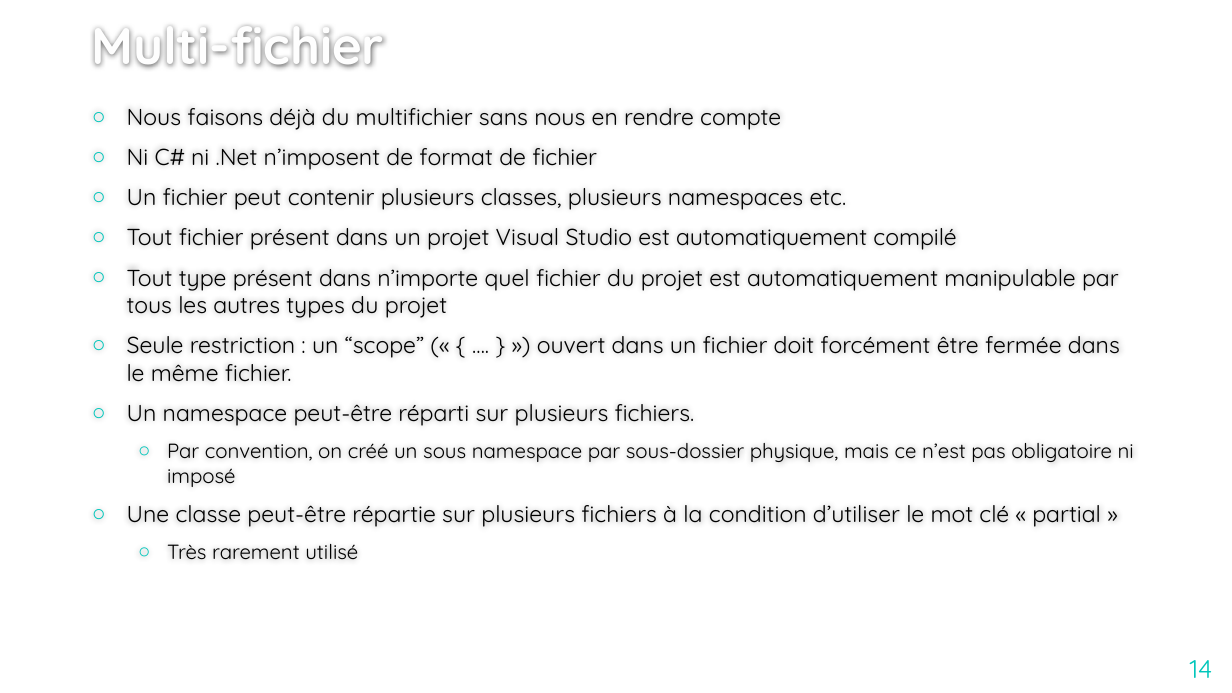
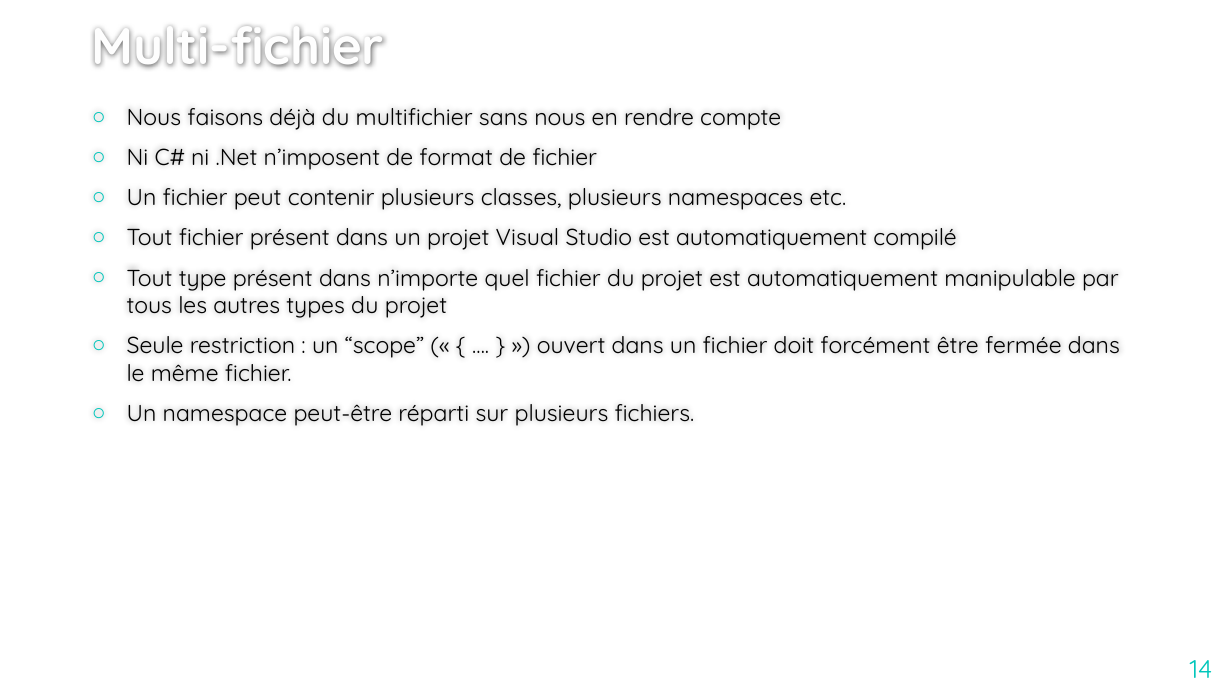
Before and after one commit to jcchalte/PresentationsCCI, a slide deck: slide 14 of C#/Cours 3/Introduction au développement Web en ASP - 3.pptx. Drawn at 1232x693 pixels with LibreOffice and Linux fonts; fonts in the diff are those of the drawing; background and template pictures are left out. Boxes give left, top, right and bottom in pixels: in the first picture for what was removed or moved away, otherwise in the second. Text is boxed around its words. In the diff, an @@ line names an element or a change of style, - is before the commit and + after.

```diff
--- a/C#/Cours 3/Introduction au développement Web en ASP - 3.pptx
+++ b/C#/Cours 3/Introduction au développement Web en ASP - 3.pptx
@@ text at box(127, 443, 1134, 560): paragraphs removed @@
-  ○ Par convention, on créé un sous namespace par sous-dossier physique, mais ce n’est pas obligatoire ni imposé
-○ Une classe peut-être répartie sur plusieurs fichiers à la condition d’utiliser le mot clé « partial »
-  ○ Très rarement utilisé
```
Also in this commit, not shown: 1 other slide changed, 3 slides added, 1 slide removed, 7 other files.
